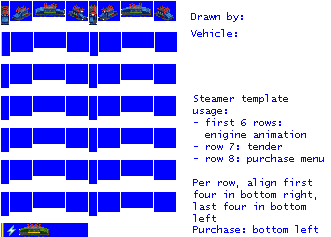
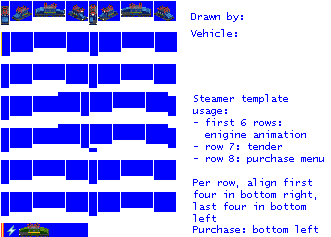
Comparing the layer stacks of the two 331x237 images. Changes:
removed layer "Pasted Layer" over <box>21,223,47,237</box>
painted on "empty.png" over <box>21,16,168,237</box>
